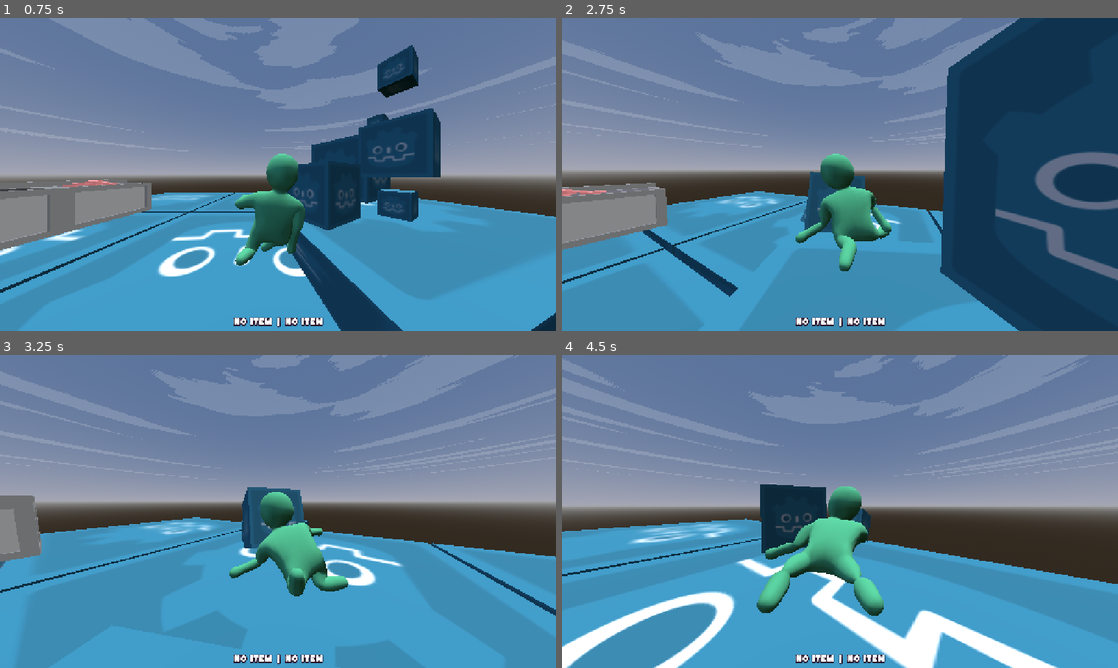
Above: before the commit, frames 1-4 (two rows, left to right).
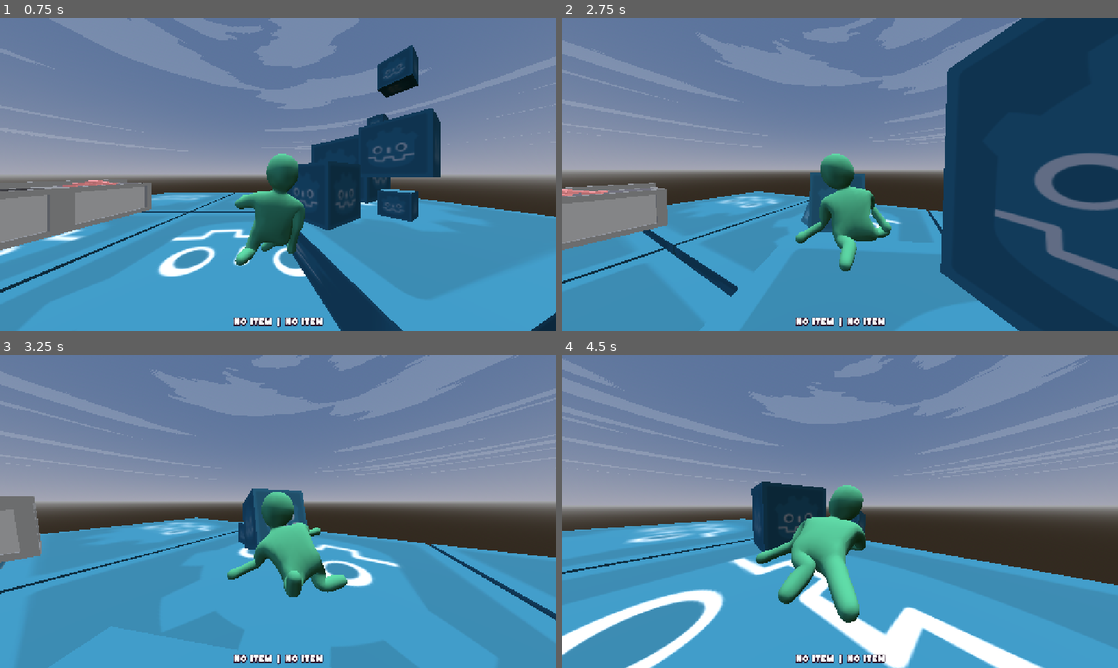
Above: after the commit, the same moments.

Repository: Lost-Rabbit-Digital/ChefWobbles
Game: Godot game, scene res://scenes/worlds/demo_scene.tscn
Same seed, same stepped clock (60 frames per second), same inputs: the game is played once before the commit and once after it. Sound files missing from this copy of the repository are replaced by a short silence.
Inputs (mouse positions are in pixels of both pictures, inside the frame that each line leads up to):
- Up to frame 1 (0.75 s): move the mouse to (400, 158) at 0.52 s; press the mouse at (400, 158) at 0.53 s; hold D (move_right) from 0.53 s (still down)
- Up to frame 2 (2.75 s): tap Space (jump) at 0.77, 1.52 s; move the mouse to (812, 174) at 1.27 s; release D (move_right) at 1.28 s; release the mouse at (812, 174) at 1.28 s; hold W (move_forward) from 1.28 s (still down); right-click (812, 174) at 1.35 s; move the mouse to (851, 168) at 2.02 s; tap R (ragdoll) at 2.1 s
- Up to frame 3 (3.25 s): keep holding W (move_forward); move the mouse to (272, 517) at 2.77 s; click (272, 517) at 2.85 s; tap Space (jump) at 3.02 s
- Up to frame 4 (4.5 s): keep holding W (move_forward); move the mouse to (878, 514) at 3.52 s; hold Right mouse button (grab_right) 3.53-4.28 s; tap Space (jump) at 3.77 s; move the mouse to (795, 508) at 4.27 s; tap R (ragdoll) at 4.35 s

Frame 1 is identical in both runs. In frame 2, 0.7% of the frame differs, in the area x 0-100%, y 0-90%; in frame 3, 2.2%; in frame 4, 10%, in the area x 0-100%, y 40-100%.

Commit message:
New screenshot

Diff:
--- a/godot_project/Scenes/character.tscn
+++ b/godot_project/Scenes/character.tscn
@@ -264,7 +264,7 @@
 [node name="Physical Bone LLeg2" type="PhysicalBone3D" parent="Physical/Armature/Skeleton3D" index="7"]
 transform = Transform3D(0.0253374, 0.999656, 0.00675876, -0.49796, 0.00675832, 0.867173, 0.86683, -0.0253375, 0.49796, 0.388023, -0.712119, -0.398932)
 joint_type = 2
-joint_offset = Transform3D(1, 0, 0, 0, 1, 0, 0, 0, 1, 1.28968e-08, -3.79479e-07, 0.266814)
+joint_offset = Transform3D(1, 0, 0, 0, 1, 0, 0, 0, 1, 1.28969e-08, -3.79478e-07, 0.266814)
 body_offset = Transform3D(1, -4.09782e-08, 1.19209e-07, 0, -4.47035e-08, -1, 0, 1, -2.98023e-08, -4.47035e-08, 0.266814, 3.8743e-07)
 friction = 0.2
 linear_damp_mode = 1
@@ -310,7 +310,7 @@
 [node name="Physical Bone RLeg2" type="PhysicalBone3D" parent="Physical/Armature/Skeleton3D" index="9"]
 transform = Transform3D(1.64828e-07, 1, 9.75556e-07, 0.544879, -9.07829e-07, 0.838515, 0.838515, 3.93348e-07, -0.544879, -0.393437, -0.689271, 0.436144)
 joint_type = 2
-joint_offset = Transform3D(1, 0, 0, 0, 1, 0, 0, 0, 1, -3.43663e-07, -8.51767e-07, 0.266814)
+joint_offset = Transform3D(1, 0, 0, 0, 1, 0, 0, 0, 1, -3.43664e-07, -8.51766e-07, 0.266814)
 body_offset = Transform3D(1, -3.91908e-07, -3.8743e-07, -3.57628e-07, 3.37075e-07, -1, 3.57628e-07, 1, 2.88239e-07, 4.47035e-07, 0.266814, 7.7486e-07)
 friction = 0.2
 linear_damp_mode = 1
Not shown, changed: project_management/screenshots/main_game_screenshot.png
